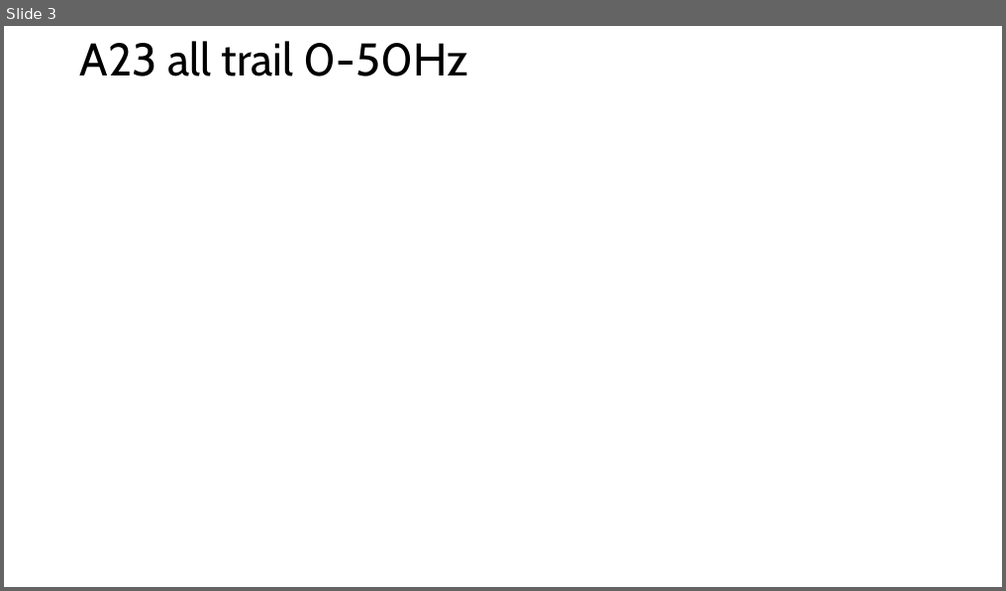
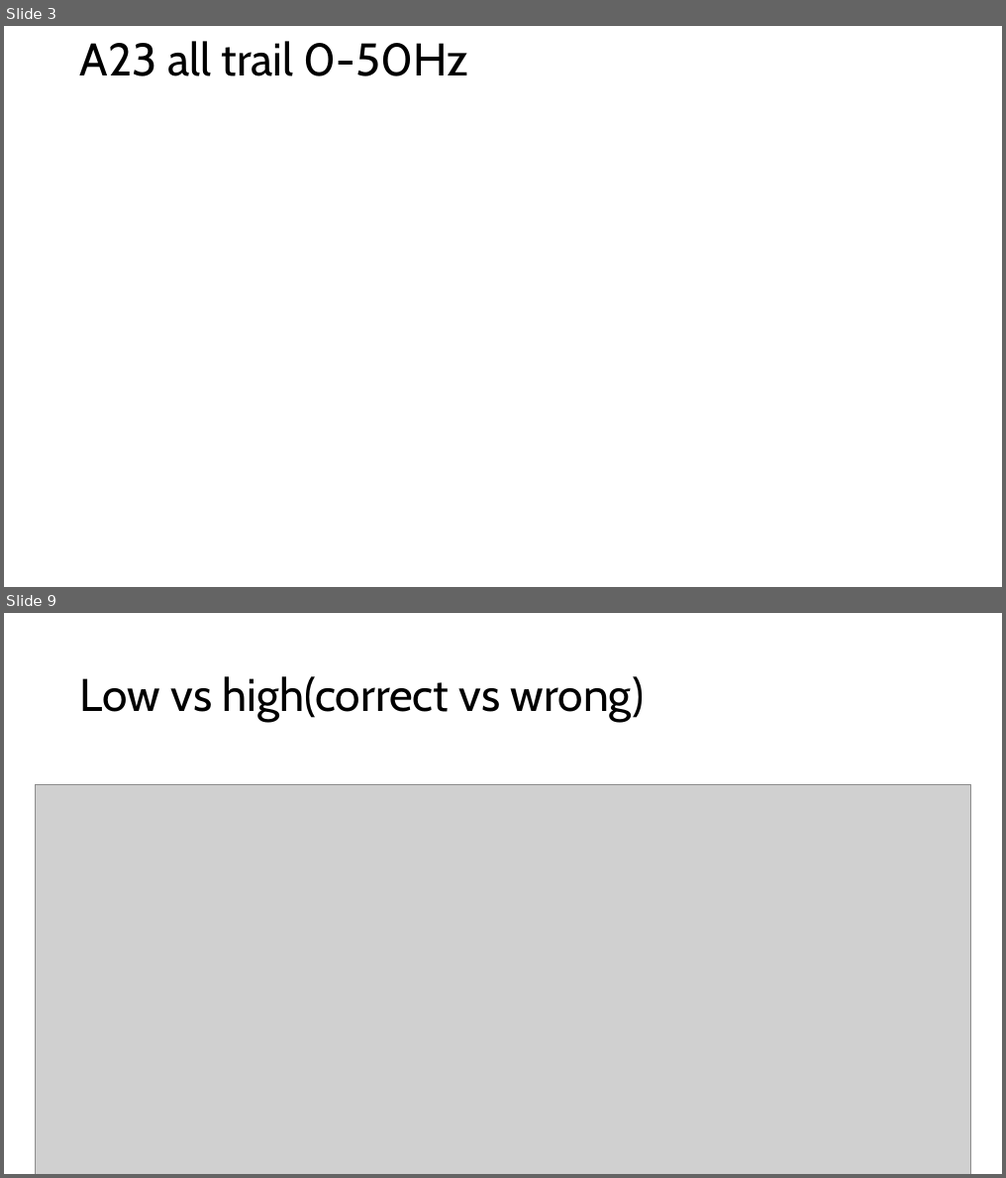
Before and after one commit to QWERTY-Liang/Anlysis_FDI_BCP, a slide deck: SSVEP.pptx. Shown one above the other, each under a label of ours: slide 3 before the commit, slides 3 and 9 after it; the slides between them are not shown. The pictures are 1006x591 and 1006x1178 pixels, drawn with LibreOffice and Linux fonts; fonts in the diff are those of the drawing; grey boxes stand for pictures; background and template pictures are left out. Boxes give left, top, right and bottom in pixels: in the first picture for what was removed or moved away, otherwise in the second. Text is boxed around its words. In the diff, an @@ line names an element or a change of style, - is before the commit and + after.

```diff
--- a/SSVEP.pptx
+++ b/SSVEP.pptx
@@ slide 9 added at (4, 613, 1002, 1174), background #FFFFFF @@
@@ title added at (80, 676, 644, 722), 44 pt, text #000000 @@
+Low vs high(correct vs wrong)
@@ picture added at (36, 784, 971, 1174) @@
```
Also in this commit, not shown: 7 other slides added, 8 slides removed, 5 other files.
